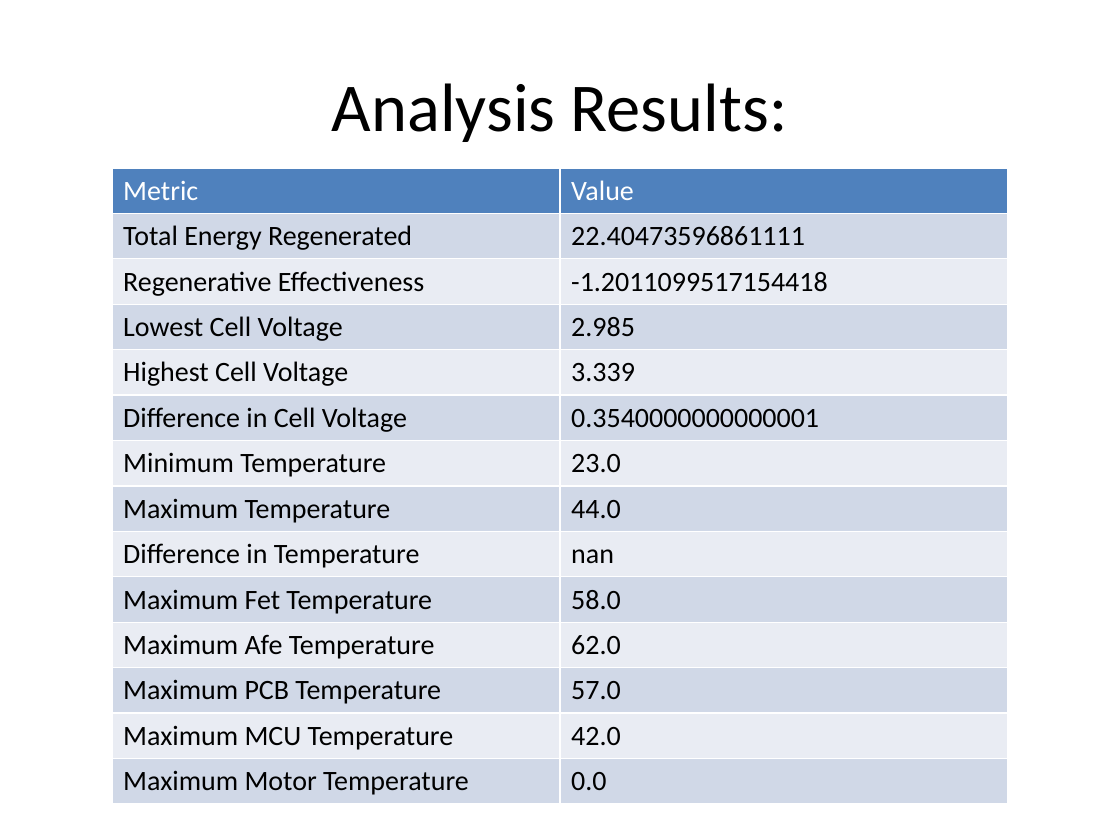
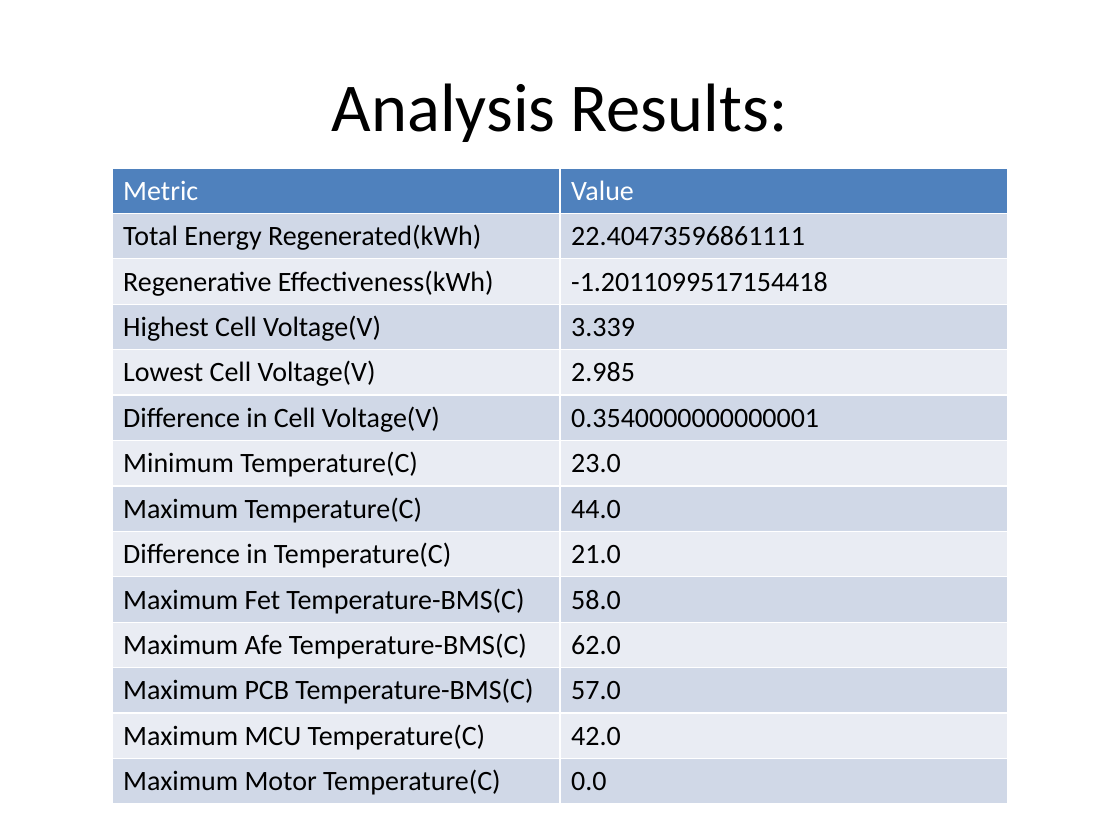
Before and after one commit to annmonrajijames/Automationdashboard, a slide deck: slide 3 of Automationdashboard/MAIN_FOLDER/Automation_Dashboard_Batterywise/V4/D11_03_2024/B3_B03_13.15_15.30/analysis_B3_B03_13.15_15.30.pptx. Drawn at 1120x840 pixels with LibreOffice and Linux fonts; fonts in the diff are those of the drawing. Boxes give left, top, right and bottom in pixels: in the first picture for what was removed or moved away, otherwise in the second. Text is boxed around its words. In the diff, an @@ line names an element or a change of style, - is before the commit and + after.

```diff
--- a/Automationdashboard/MAIN_FOLDER/Automation_Dashboard_Batterywise/V4/D11_03_2024/B3_B03_13.15_15.30/analysis_B3_B03_13.15_15.30.pptx
+++ b/Automationdashboard/MAIN_FOLDER/Automation_Dashboard_Batterywise/V4/D11_03_2024/B3_B03_13.15_15.30/analysis_B3_B03_13.15_15.30.pptx
@@ table at box(112, 168, 1008, 799) @@
-row 2, column 1: Total Energy Regenerated
+row 2, column 1: Total Energy Regenerated(kWh)
-row 3, column 1: Regenerative Effectiveness
+row 3, column 1: Regenerative Effectiveness(kWh)
-row 4, column 1: Lowest Cell Voltage
+row 4, column 1: Highest Cell Voltage(V)
-row 4, column 2: 2.985
+row 4, column 2: 3.339
-row 5, column 1: Highest Cell Voltage
+row 5, column 1: Lowest Cell Voltage(V)
-row 5, column 2: 3.339
+row 5, column 2: 2.985
-row 6, column 1: Difference in Cell Voltage
+row 6, column 1: Difference in Cell Voltage(V)
-row 7, column 1: Minimum Temperature
+row 7, column 1: Minimum Temperature(C)
-row 8, column 1: Maximum Temperature
+row 8, column 1: Maximum Temperature(C)
-row 9, column 1: Difference in Temperature
+row 9, column 1: Difference in Temperature(C)
-row 9, column 2: nan
+row 9, column 2: 21.0
-row 10, column 1: Maximum Fet Temperature
+row 10, column 1: Maximum Fet Temperature-BMS(C)
-row 11, column 1: Maximum Afe Temperature
+row 11, column 1: Maximum Afe Temperature-BMS(C)
-row 12, column 1: Maximum PCB Temperature
+row 12, column 1: Maximum PCB Temperature-BMS(C)
-row 13, column 1: Maximum MCU Temperature
+row 13, column 1: Maximum MCU Temperature(C)
-row 14, column 1: Maximum Motor Temperature
+row 14, column 1: Maximum Motor Temperature(C)
```
Also in this commit, not shown: 3 other slides changed, 25 other files.
